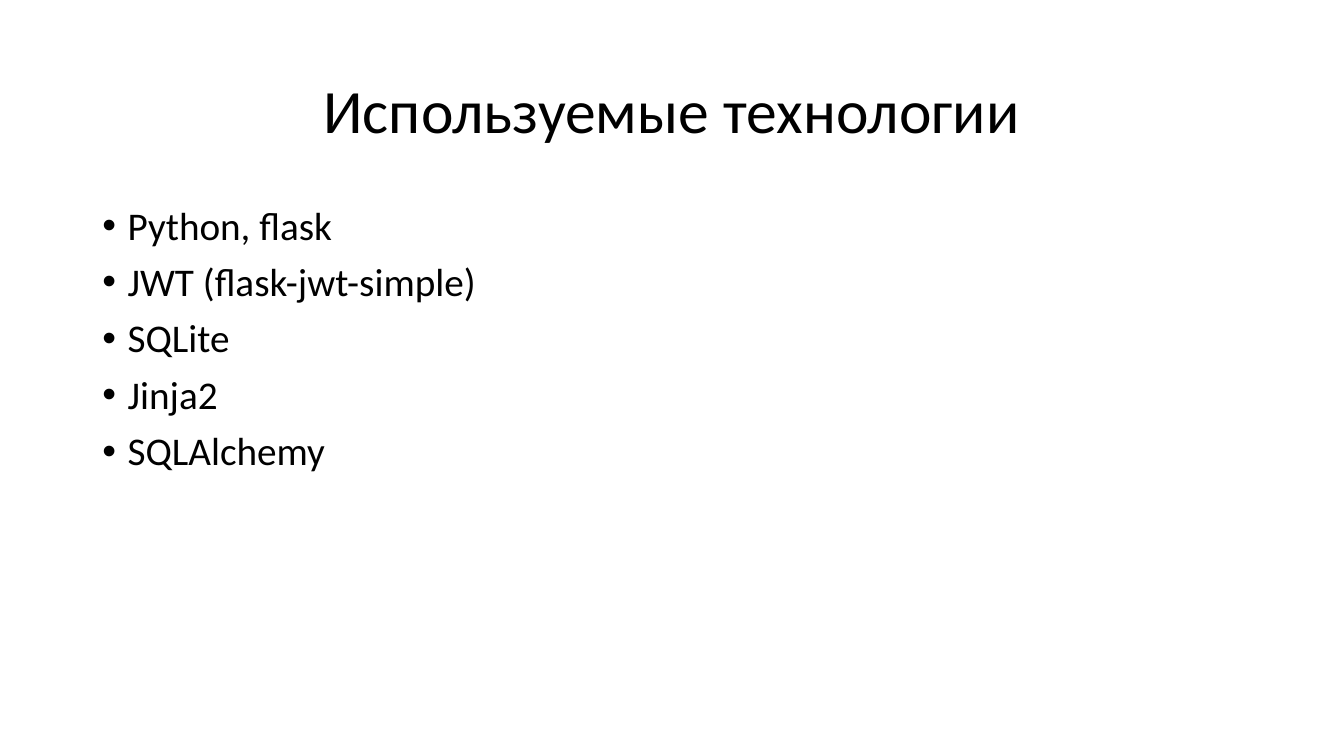
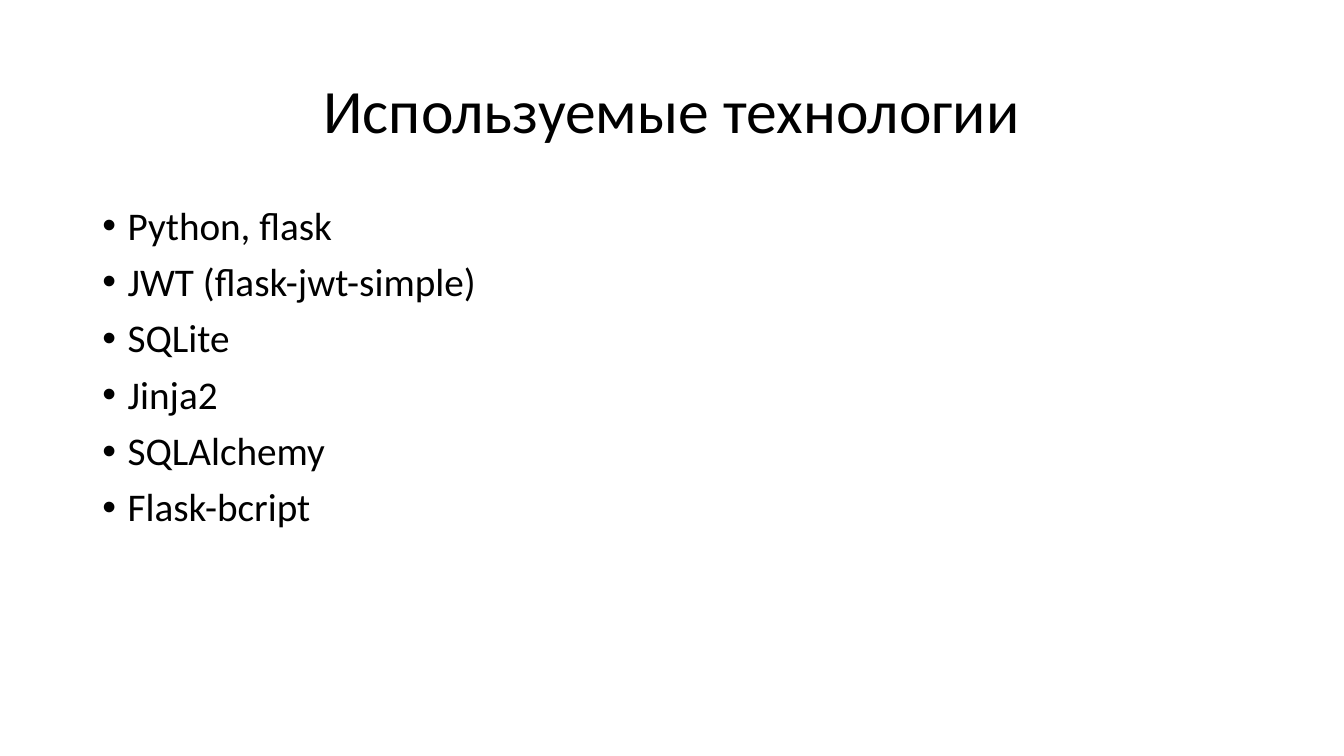
Before and after one commit to Ivan-Bolotov/flask-internet-store, a slide deck: slide 3 of Презентация.pptx. Drawn at 1344x756 pixels with LibreOffice and Linux fonts; fonts in the diff are those of the drawing. Boxes give left, top, right and bottom in pixels: in the first picture for what was removed or moved away, otherwise in the second. Text is boxed around its words. In the diff, an @@ line names an element or a change of style, - is before the commit and + after.

Commit message:
Presentation.

```diff
--- a/Презентация.pptx
+++ b/Презентация.pptx
@@ text at (x1=128, y1=493, x2=311, y2=528): paragraph added @@
+• Flask-bcript
```
